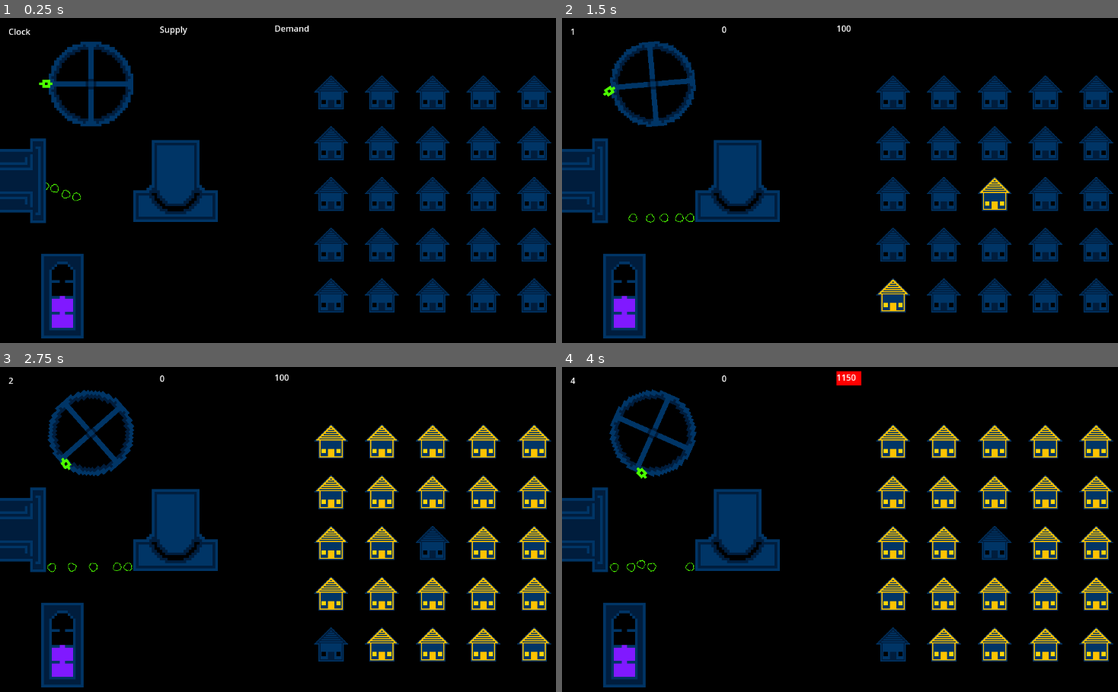
Above: before the commit, frames 1-4 (two rows, left to right).
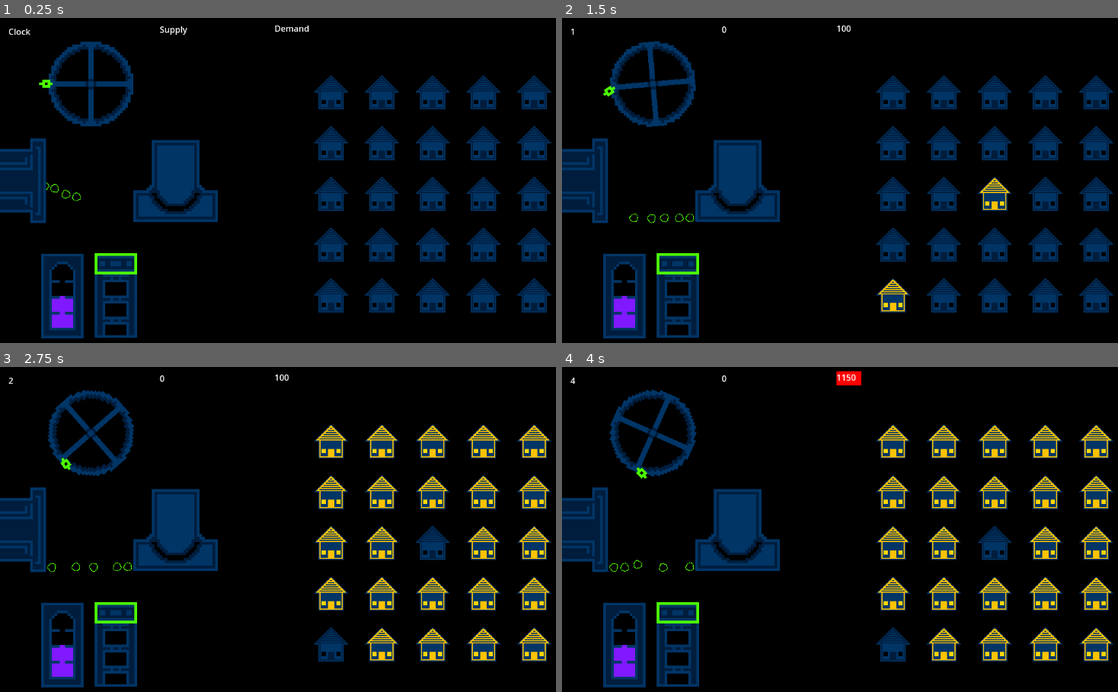
Above: after the commit, the same moments.

Repository: CWmain/BigModeGameJam2025
Game: Godot game, scene res://Levels/main_scene.tscn
The game is run twice, just before and just after one commit, with the same random seed, the same clock (stepped at 60 frames per second) and the same inputs.
Inputs (mouse positions are in pixels of both pictures, inside the frame that each line leads up to):
- Up to frame 1 (0.25 s): no input
- Up to frame 2 (1.5 s): move the mouse to (606, 83) at 0.52 s; press the mouse at (606, 83) at 0.53 s; tap Enter at 1.25 s; move the mouse to (689, 219) at 1.27 s; release the mouse at (689, 219) at 1.28 s; click (689, 219) at 1.35 s
- Up to frame 3 (2.75 s): move the mouse to (116, 568) at 2.02 s; press the mouse at (116, 568) at 2.03 s; tap T (Test_Click) at 2.1 s
- Up to frame 4 (4 s): move the mouse to (634, 568) at 2.77 s; release the mouse at (634, 568) at 2.78 s; click (634, 568) at 2.85 s; move the mouse to (639, 565) at 3.52 s; press the mouse at (639, 565) at 3.53 s

The runs differ from the first frame. In frame 1, 1.6% of the frame differs, in the area x 16-25%, y 72-99%; in frame 2, 1.7%; in frame 3, 1.6%; in frame 4, 1.7%, in the area x 8-25%, y 59-99%.

Commit message:
Implemented a percent calculator for coolant controls, this will be used to modify the power output displayed by power gauge

Diff:
--- a/Levels/main_scene.tscn
+++ b/Levels/main_scene.tscn
@@ -10,6 +10,7 @@
 [ext_resource type="PackedScene" uid="uid://cml6fxx0w4vff" path="res://Objects/CoalStuff/coal_generator.tscn" id="10_gfq1h"]
 [ext_resource type="PackedScene" uid="uid://dtxljlpr51qa3" path="res://Objects/Reactor/power_gauge.tscn" id="10_hlsne"]
 [ext_resource type="PackedScene" uid="uid://dm5gydgxbfesa" path="res://Objects/CoalStuff/coal_dispenser.tscn" id="11_uyeec"]
+[ext_resource type="PackedScene" uid="uid://bnvewg8qqs33d" path="res://Objects/Reactor/coolant_controls.tscn" id="11_xxim2"]
 
 [sub_resource type="WorldBoundaryShape2D" id="WorldBoundaryShape2D_ae6m6"]
 
@@ -73,3 +74,6 @@
 
 [node name="PowerGauge" parent="." instance=ExtResource("10_hlsne")]
 position = Vector2(118, 526)
+
+[node name="CoolantControls" parent="." instance=ExtResource("11_xxim2")]
+position = Vector2(219, 525)
--- /dev/null
+++ b/Objects/Reactor/coolant_controls.gd
@@ -0,0 +1,29 @@
+extends Node2D
+
+var canHold: bool = false
+@onready var coolant_handle = $CoolantHandle
+
+var percentCoolant: float
+
+func _ready():
+	calculatePercentCoolant()
+
+func _process(_delta):
+	if (canHold and Input.is_action_pressed("Hold")):
+		coolant_handle.position.y = clampf(to_local(get_viewport().get_mouse_position()).y, -60, 60)
+
+		#Only update percent coolant when moved
+		calculatePercentCoolant()
+
+## Function to calculate the percentage up the handle is
+func calculatePercentCoolant():
+	percentCoolant = 1 - (coolant_handle.position.y + 60)/120
+	print(percentCoolant)
+
+func _on_area_2d_mouse_entered():
+	canHold = true
+
+
+func _on_area_2d_mouse_exited():
+	if !Input.is_action_pressed("Hold"):
+		canHold = false
--- a/Objects/Reactor/coolant_controls.tscn
+++ b/Objects/Reactor/coolant_controls.tscn
@@ -1,14 +1,30 @@
-[gd_scene load_steps=3 format=3 uid="uid://bnvewg8qqs33d"]
+[gd_scene load_steps=5 format=3 uid="uid://bnvewg8qqs33d"]
 
+[ext_resource type="Script" path="res://Objects/Reactor/coolant_controls.gd" id="1_giwhw"]
 [ext_resource type="Texture2D" uid="uid://bia3e57mul6q2" path="res://Objects/Reactor/CoolantHandleHolder.png" id="1_qakb3"]
 [ext_resource type="Texture2D" uid="uid://b2ctgbrh4v3p1" path="res://Objects/Reactor/CoolantHandle.png" id="2_oallx"]
 
+[sub_resource type="RectangleShape2D" id="RectangleShape2D_0t4o7"]
+size = Vector2(16, 8)
+
 [node name="CoolantControls" type="Node2D"]
+script = ExtResource("1_giwhw")
 
 [node name="CoolantHandleHolder" type="Sprite2D" parent="."]
 scale = Vector2(5, 5)
 texture = ExtResource("1_qakb3")
 
 [node name="CoolantHandle" type="Sprite2D" parent="."]
+position = Vector2(0, -60)
 scale = Vector2(5, 5)
 texture = ExtResource("2_oallx")
+
+[node name="Area2D" type="Area2D" parent="CoolantHandle"]
+
+[node name="CollisionShape2D" type="CollisionShape2D" parent="CoolantHandle/Area2D"]
+position = Vector2(2.86102e-07, 1.90735e-07)
+scale = Vector2(1, 1)
+shape = SubResource("RectangleShape2D_0t4o7")
+
+[connection signal="mouse_entered" from="CoolantHandle/Area2D" to="." method="_on_area_2d_mouse_entered"]
+[connection signal="mouse_exited" from="CoolantHandle/Area2D" to="." method="_on_area_2d_mouse_exited"]
--- a/Objects/Reactor/power_gauge.gd
+++ b/Objects/Reactor/power_gauge.gd
@@ -2,5 +2,5 @@
 
 @onready var power_gauge = $PowerGauge
 
-func _process(delta):
+func _process(_delta):
 	power_gauge.material.set_shader_parameter("percentFull", 0.5)
Not shown: 1 places in Levels/main_scene.tscn that only renumber resources
